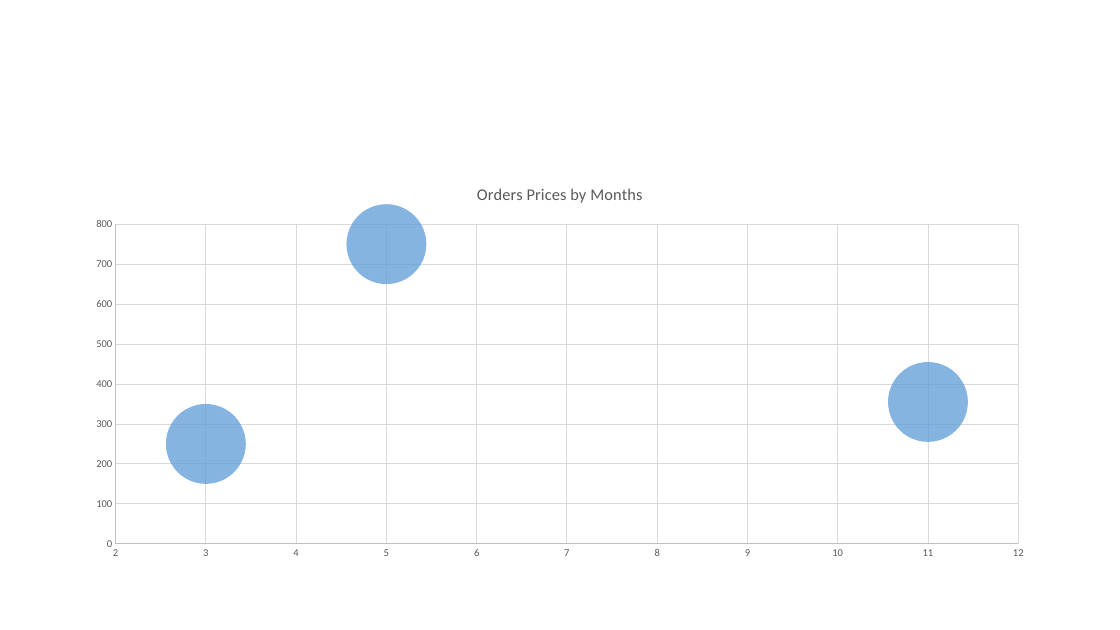
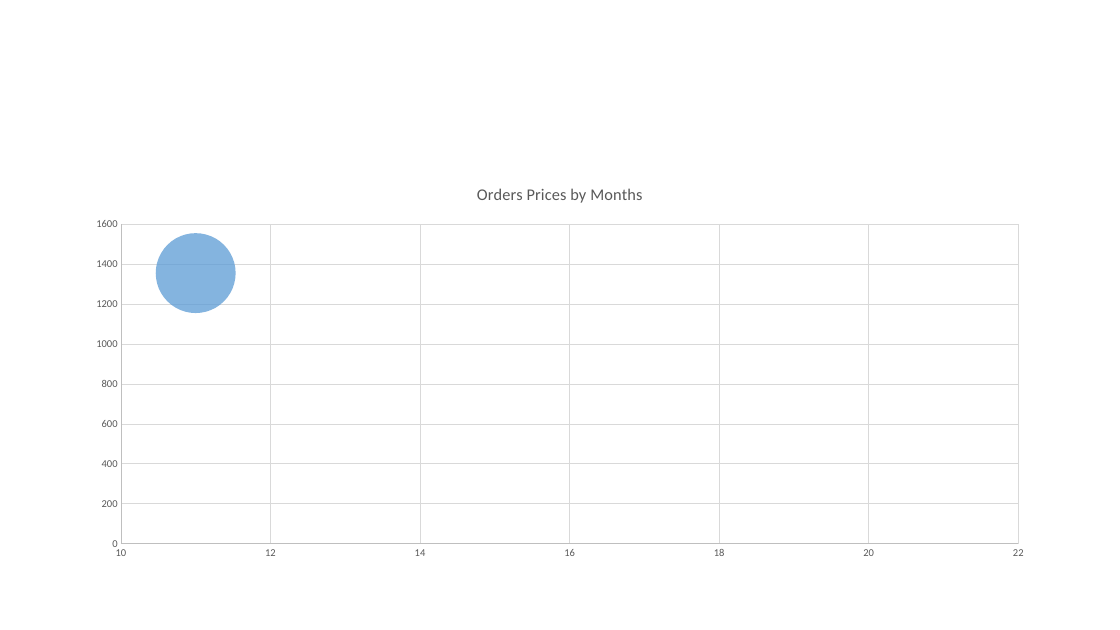
Before and after one commit to groupdocs-assembly/GroupDocs.Assembly-for-.NET, a slide deck: slide 1 of Examples/Data/Destination/Presentation Reports/Bubble Chart_XML Report.pptx. Drawn at 1120x630 pixels with LibreOffice and Linux fonts; fonts in the diff are those of the drawing. Boxes give left, top, right and bottom in pixels: in the first picture for what was removed or moved away, otherwise in the second. Text is boxed around its words. In the diff, an @@ line names an element or a change of style, - is before the commit and + after.

```diff
--- a/Examples/Data/Destination/Presentation Reports/Bubble Chart_XML Report.pptx
+++ b/Examples/Data/Destination/Presentation Reports/Bubble Chart_XML Report.pptx
@@ bubble chart at <box>77,168,1044,568</box> @@
-Series 1: (5, 750), (11, 360), (3, 250)
+Series 1: (11, 1360)
```
Also in this commit, not shown: 50 other files.
